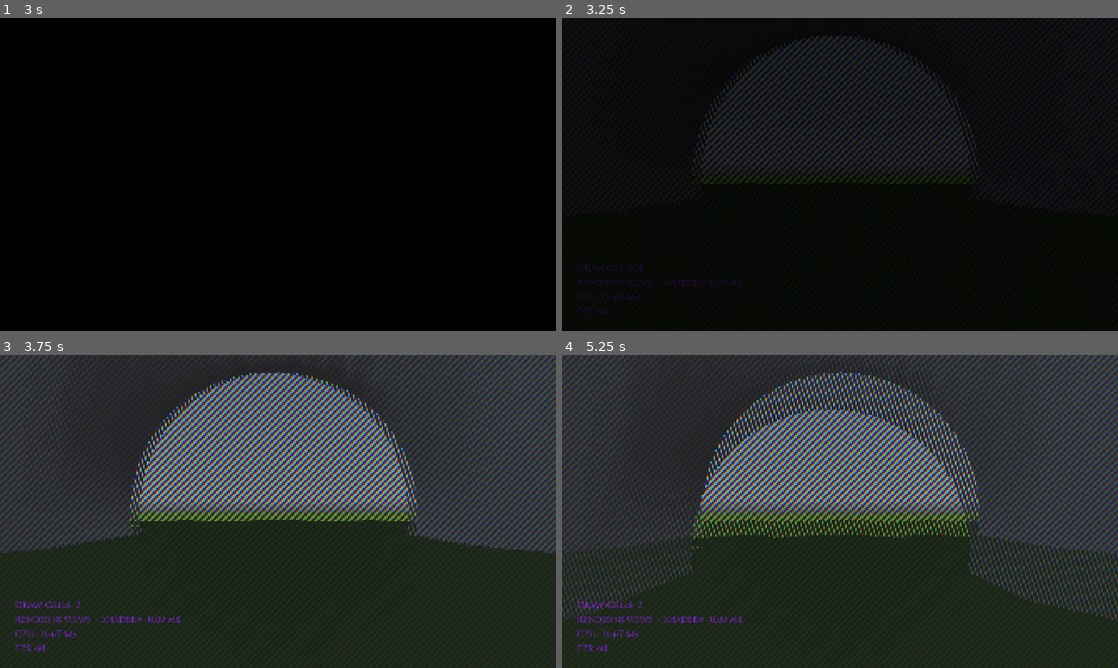
Above: before the commit, frames 1-4 (two rows, left to right).
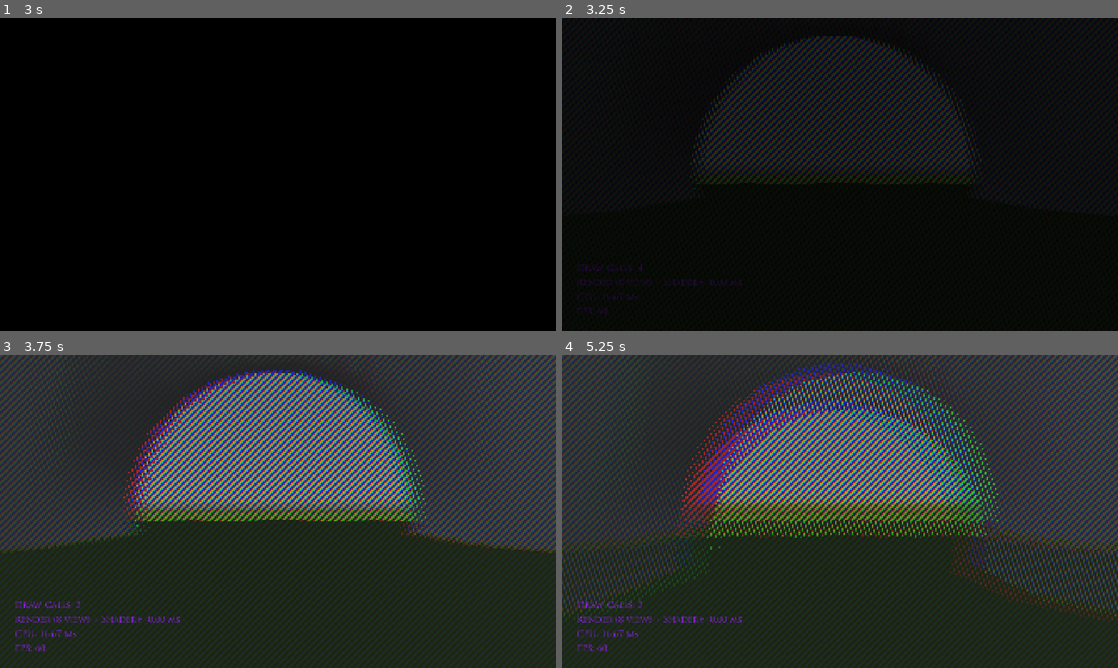
Above: after the commit, the same moments.

Repository: Heli90/Project-Saber-Autostereoscopic-Gaming-
Game: Godot game, scene res://scenes/menus/main_menu.tscn
The game is run twice, just before and just after one commit, with the same random seed, the same clock (stepped at 60 frames per second) and the same inputs. A sky picture missing from this copy of the repository is replaced by a grey-blue gradient.
Inputs:
- Up to frame 1 (3 s): click "Nouvelle partie" at 0.5 s; click "Nouvelle partie" at 1.25 s; click "2 Joueurs (TV)" at 2 s; hold I (Invert_views_J1, bound only after the commit) from 2.78 s (still down)
- Up to frame 2 (3.25 s): keep holding I (Invert_views_J1, bound only after the commit); tap O (glitchEffect, bound only after the commit) at 3.05 s
- Up to frame 3 (3.75 s): release I (Invert_views_J1, bound only after the commit) at 3.53 s; tap O (glitchEffect, bound only after the commit) at 3.6 s
- Up to frame 4 (5.25 s): tap I (Invert_views_J1, bound only after the commit) at 3.8 s; tap Enter at 4.25 s; hold I (Invert_views_J1, bound only after the commit) 4.28-5.03 s; tap O (glitchEffect, bound only after the commit) at 4.55, 5.1 s; tap Space at 5 s

Frame 1 is identical in both runs. In frame 2, 0.5% of the frame differs, in the area x 23-76%, y 5-52%; in frame 3, 2.2%; in frame 4, 7.1%, in the area x 0-100%, y 2-86%.

Commit message:
ajout de deux effets visuels : échange des vues et effet de glitch

Diff:
--- a/godot_mapping/godot_cube/project.godot
+++ b/godot_mapping/godot_cube/project.godot
@@ -148,6 +148,21 @@
 "events": [Object(InputEventKey,"resource_local_to_scene":false,"resource_name":"","device":-1,"window_id":0,"alt_press …(192 unchanged characters)…
 ]
 }
+Invert_views_J1={
+"deadzone": 0.2,
+"events": [Object(InputEventKey,"resource_local_to_scene":false,"resource_name":"","device":-1,"window_id":0,"alt_pressed":false,"shift_pressed":false,"ctrl_pressed":false,"meta_pressed":false,"pressed":false,"keycode":0,"physical_keycode":73,"key_label":0,"unicode":105,"location":0,"echo":false,"script":null)
+]
+}
+glitchEffect={
+"deadzone": 0.2,
+"events": [Object(InputEventKey,"resource_local_to_scene":false,"resource_name":"","device":-1,"window_id":0,"alt_pressed":false,"shift_pressed":false,"ctrl_pressed":false,"meta_pressed":false,"pressed":false,"keycode":0,"physical_keycode":79,"key_label":0,"unicode":111,"location":0,"echo":false,"script":null)
+]
+}
+resetGlitchEffect={
+"deadzone": 0.2,
+"events": [Object(InputEventKey,"resource_local_to_scene":false,"resource_name":"","device":-1,"window_id":0,"alt_pressed":false,"shift_pressed":true,"ctrl_pressed":false,"meta_pressed":false,"pressed":false,"keycode":0,"physical_keycode":79,"key_label":0,"unicode":111,"location":0,"echo":false,"script":null)
+]
+}
 
 [physics]
 
--- a/godot_mapping/godot_cube/scenes/game_scenes/generation_image_test.tscn
+++ b/godot_mapping/godot_cube/scenes/game_scenes/generation_image_test.tscn
@@ -41,6 +41,7 @@
 shader_parameter/vue_8 = SubResource("ViewportTexture_5cx5k")
 shader_parameter/N = 8
 shader_parameter/decalage = -1
+shader_parameter/invertViews = false
 
 [sub_resource type="Gradient" id="Gradient_fqw2t"]
 
--- a/godot_mapping/godot_cube/scenes/game_scenes/scene_TV.tscn
+++ b/godot_mapping/godot_cube/scenes/game_scenes/scene_TV.tscn
@@ -11,6 +11,8 @@
 shader = ExtResource("4_wdlj1")
 shader_parameter/N = 8
 shader_parameter/decalage = -1
+shader_parameter/invertViews = false
+shader_parameter/offset = 0.01
 
 [sub_resource type="Gradient" id="Gradient_fqw2t"]
 
@@ -30,25 +32,25 @@
 current = false
 
 [node name="RemoteVue1" type="RemoteTransform3D" parent="J1/CameraControllerFPS" parent_id_path=PackedInt32Array(1529862946, 718035250) index="1" unique_id=1948403244]
-transform = Transform3D(1, 0, 0, 0, 1, 0, 0, 0, 1, 0, 0, -0.6)
+transform = Transform3D(1, 0, 0, 0, 1, 0, 0, 0, 1, -0.030349731, 0, -0.5999999)
 remote_path = NodePath("../Vue1/Camera")
 
 [node name="RemoteVue2" type="RemoteTransform3D" parent="J1/CameraControllerFPS" parent_id_path=PackedInt32Array(1529862946, 718035250) index="2" unique_id=2050802760]
-transform = Transform3D(1, 0, 0, 0, 1, 0, 0, 0, 1, 0, 0, -0.6)
+transform = Transform3D(1, 0, 0, 0, 1, 0, 0, 0, 1, 0.03119278, 0, -0.5999999)
 remote_path = NodePath("../Vue2/Camera")
 
 [node name="Vue1" type="SubViewport" parent="J1/CameraControllerFPS" parent_id_path=PackedInt32Array(1529862946, 718035250) index="3" unique_id=210631324]
 size = Vector2i(1920, 1080)
 
 [node name="Camera" type="Camera3D" parent="J1/CameraControllerFPS/Vue1" unique_id=642319396]
-transform = Transform3D(1, 0, 0, 0, 1, 0, 0, 0, 1, -10, 1, 4.4)
+transform = Transform3D(1, 0, 0, 0, 1, 0, 0, 0, 1, -10.041075, 1, 4.4)
 current = true
 
 [node name="Vue2" type="SubViewport" parent="J1/CameraControllerFPS" parent_id_path=PackedInt32Array(1529862946, 718035250) index="4" unique_id=86739324]
 size = Vector2i(1920, 1080)
 
 [node name="Camera" type="Camera3D" parent="J1/CameraControllerFPS/Vue2" unique_id=130694043]
-transform = Transform3D(1, 0, 0, 0, 1, 0, 0, 0, 1, -10, 1, 4.4)
+transform = Transform3D(1, 0, 0, 0, 1, 0, 0, 0, 1, -9.958077, 1, 4.4000454)
 current = true
 
 [node name="CameraControllerTPS" parent="J1" index="3" unique_id=506921349]
@@ -69,25 +71,25 @@
 current = false
 
 [node name="RemoteVue5" type="RemoteTransform3D" parent="J2/CameraControllerFPS" parent_id_path=PackedInt32Array(890448322, 718035250) index="1" unique_id=865866804]
-transform = Transform3D(1, 0, 0, 0, 1, 0, 0, 0, 1, 0, 0, -0.6)
+transform = Transform3D(1, 0, 0, 0, 1, 0, 0, 0, 1, 0.07014561, 0, -0.5999999)
 remote_path = NodePath("../Vue5/Camera3D")
 
 [node name="RemoteVue6" type="RemoteTransform3D" parent="J2/CameraControllerFPS" parent_id_path=PackedInt32Array(890448322, 718035250) index="2" unique_id=1097339675]
-transform = Transform3D(1, 0, 0, 0, 1, 0, 0, 0, 1, 0, 0, -0.6)
+transform = Transform3D(1, 0, 0, 0, 1, 0, 0, 0, 1, -0.06956577, 0, -0.5999999)
 remote_path = NodePath("../Vue6/Camera3D")
 
 [node name="Vue5" type="SubViewport" parent="J2/CameraControllerFPS" parent_id_path=PackedInt32Array(890448322, 718035250) index="3" unique_id=1130869609]
 size = Vector2i(1920, 1080)
 
 [node name="Camera3D" type="Camera3D" parent="J2/CameraControllerFPS/Vue5" unique_id=340205500]
-transform = Transform3D(1, 0, 0, 0, 1, 0, 0, 0, 1, 10, 1, 4.4)
+transform = Transform3D(1, 0, 0, 0, 1, 0, 0, 0, 1, 10.070146, 1, 4.4)
 current = true
 
 [node name="Vue6" type="SubViewport" parent="J2/CameraControllerFPS" parent_id_path=PackedInt32Array(890448322, 718035250) index="4" unique_id=1893834835]
 size = Vector2i(1920, 1080)
 
 [node name="Camera3D" type="Camera3D" parent="J2/CameraControllerFPS/Vue6" unique_id=1440031429]
-transform = Transform3D(1, 0, 0, 0, 1, 0, 0, 0, 1, 10, 1, 4.4)
+transform = Transform3D(1, 0, 0, 0, 1, 0, 0, 0, 1, 9.930434, 1, 4.4)
 current = true
 
 [node name="CameraControllerTPS" parent="J2" index="3" unique_id=506921349]
--- a/godot_mapping/godot_cube/scripts/game_scenes/scene_tv.gd
+++ b/godot_mapping/godot_cube/scripts/game_scenes/scene_tv.gd
@@ -13,6 +13,8 @@
 @onready var label_cpu = $TechnicalInfos/CPU
 @onready var label_gpu = $TechnicalInfos/GPU
 @onready var label_draw_calls = $TechnicalInfos/DrawCalls
+
+@onready var textureRect = $TextureRect
 
 var initialisations_joueurs: bool = false
 var rendu_time: float = 0.0
@@ -45,6 +47,7 @@
 			shader_mat.set_shader_parameter(shader_vue, texture_vue)
 	var end_time = Time.get_ticks_msec()
 	rendu_time = end_time - start_time
+	textureRect.material.set_shader_parameter("offset", 0.0) # Initialise l'effet glitch à 0
 
 func _process(_delta: float) -> void:
 	# Temps total d'une frame
@@ -66,3 +69,12 @@
 func _input(event: InputEvent) -> void:
 	if event.is_action_pressed("StopGame"):
 		cube_tournant._onPartieTimerTimeout()
+	if event.is_action_pressed("Invert_views_J1"):
+		if textureRect:
+			var invert = textureRect.material.get_shader_parameter("invertViews")
+			textureRect.material.set_shader_parameter("invertViews", not invert)
+	if event.is_action_pressed("glitchEffect"):
+		var offset = textureRect.material.get_shader_parameter("offset")
+		textureRect.material.set_shader_parameter("offset", offset+0.01)
+	if event.is_action_pressed("resetGlitchEffect"):
+		textureRect.material.set_shader_parameter("offset", 0.0)
--- a/godot_mapping/godot_cube/shaders/generation_image.gdshader
+++ b/godot_mapping/godot_cube/shaders/generation_image.gdshader
@@ -1,5 +1,6 @@
 shader_type canvas_item;
 
+// Pour le moment les vues 1,2,5,6 sont utilisées pour l'affichage, le reste est noir
 uniform sampler2D vue_1;
 uniform sampler2D vue_2;
 uniform sampler2D vue_3;
@@ -11,6 +12,11 @@
 
 uniform int N = 8;
 uniform int decalage = -1;
+
+//Variables pour effets visuels
+uniform bool invertViews = false;
+uniform float offset = 0.000;
+
 
 // Fonction utilitaire pour récupérer la couleur du bon point de vue
 float get_subpixel_color(int view_index, vec2 uv, int channel) {
@@ -29,8 +35,22 @@
 		col = texture(vue_6, uv).rgb;
     } else if (view_index == 6) {
 		col = texture(vue_7, uv).rgb;
-    } else {col = texture(vue_8, uv).rgb;
-	} return col[channel];
+    } else {col = texture(vue_8, uv).rgb;}
+
+	// Effet d'inversion
+	if (invertViews){
+		if (view_index == 0) {
+			col = texture(vue_2, uv).rgb;
+		} else if (view_index == 1) {
+			col = texture(vue_1, uv).rgb;
+    	} else if (view_index == 4) {
+			col = texture(vue_6, uv).rgb;
+    	} else if (view_index == 5) {
+			col = texture(vue_5, uv).rgb;
+		}
+	}
+
+	return col[channel];
 }
 
 void fragment() {
@@ -43,9 +63,9 @@
     int view_g = ((3 * x + 1 + decalage * y) % N + N) % N;
     int view_b = ((3 * x + 2 + decalage * y) % N + N) % N;
 
-    float r = get_subpixel_color(view_r, UV, 0);
-    float g = get_subpixel_color(view_g, UV, 1);
-    float b = get_subpixel_color(view_b, UV, 2);
+    float r = get_subpixel_color(view_r, UV+vec2(offset,0), 0);
+    float g = get_subpixel_color(view_g, UV-vec2(offset,0), 1);
+    float b = get_subpixel_color(view_b, UV+vec2(0,offset), 2);
 
     COLOR = vec4(r, g, b, 1.0);
 }
Not shown, changed: godot_mapping/documentation_godot/generation_image.md
